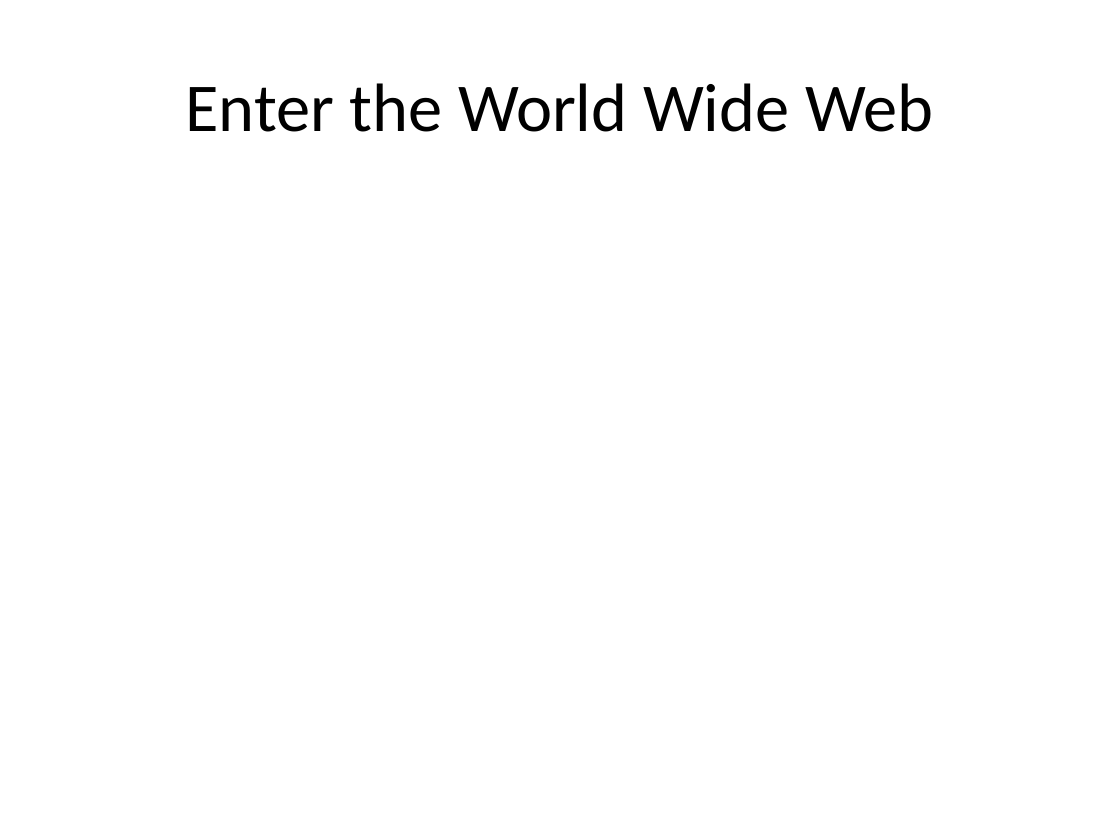
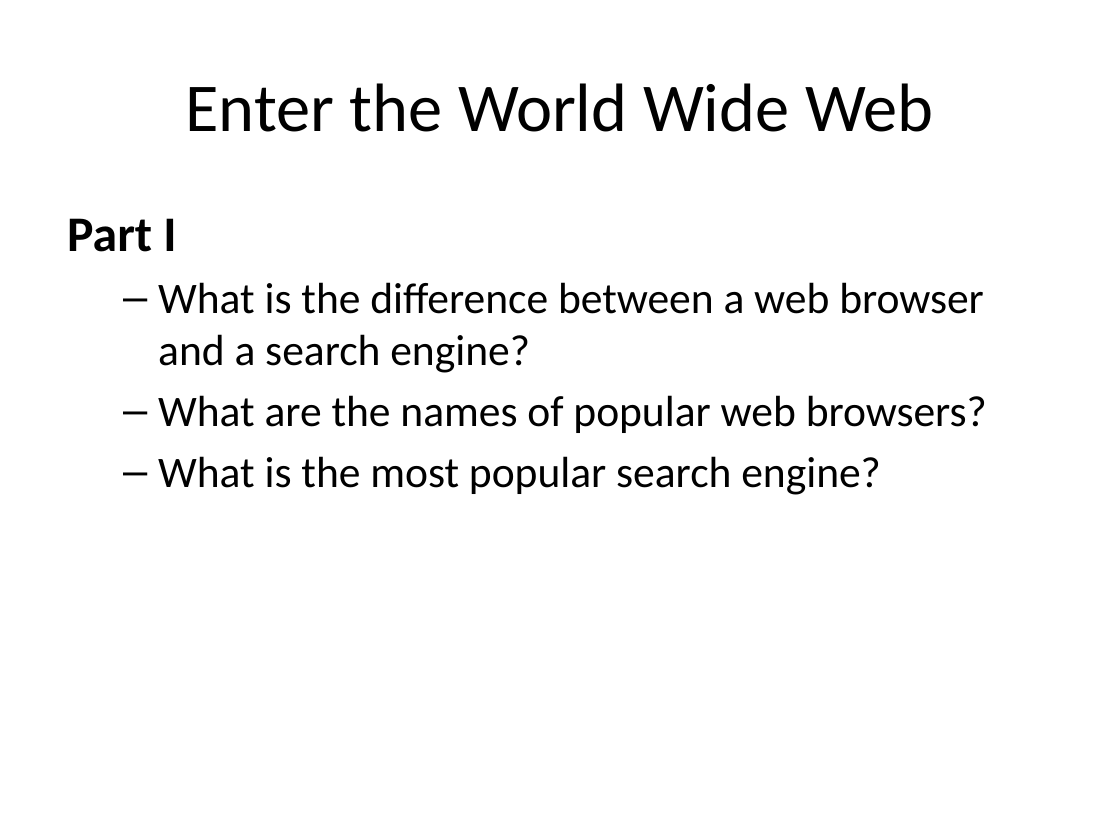
Before and after one commit to mr-eggleton/web-lit-core, a slide deck: slide 3 of powerpoints/03-make-friends-with-your-browser.pptx (slide 4 before the commit). Drawn at 1120x840 pixels with LibreOffice and Linux fonts; fonts in the diff are those of the drawing. Boxes give left, top, right and bottom in pixels: in the first picture for what was removed or moved away, otherwise in the second. Text is boxed around its words. In the diff, an @@ line names an element or a change of style, - is before the commit and + after.

```diff
--- a/powerpoints/03-make-friends-with-your-browser.pptx
+++ b/powerpoints/03-make-friends-with-your-browser.pptx
@@ text added at (x1=67, y1=218, x2=987, y2=495), 28 pt, text #000000 @@
+Part I
+  – What is the difference between a web browser and a search engine?
+  – What are the names of popular web browsers?
+  – What is the most popular search engine?
```
Also in this commit, not shown: 2 other slides changed, 3 slides added, 2 slides removed, 3 other files.
